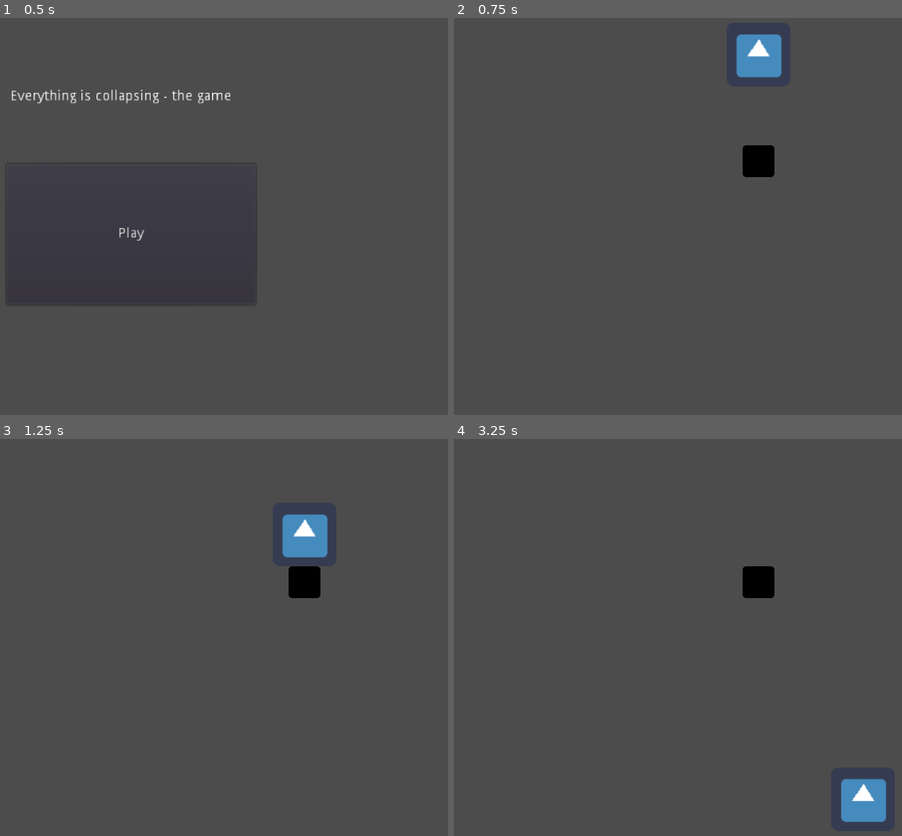
Above: before the commit, frames 1-4 (two rows, left to right).
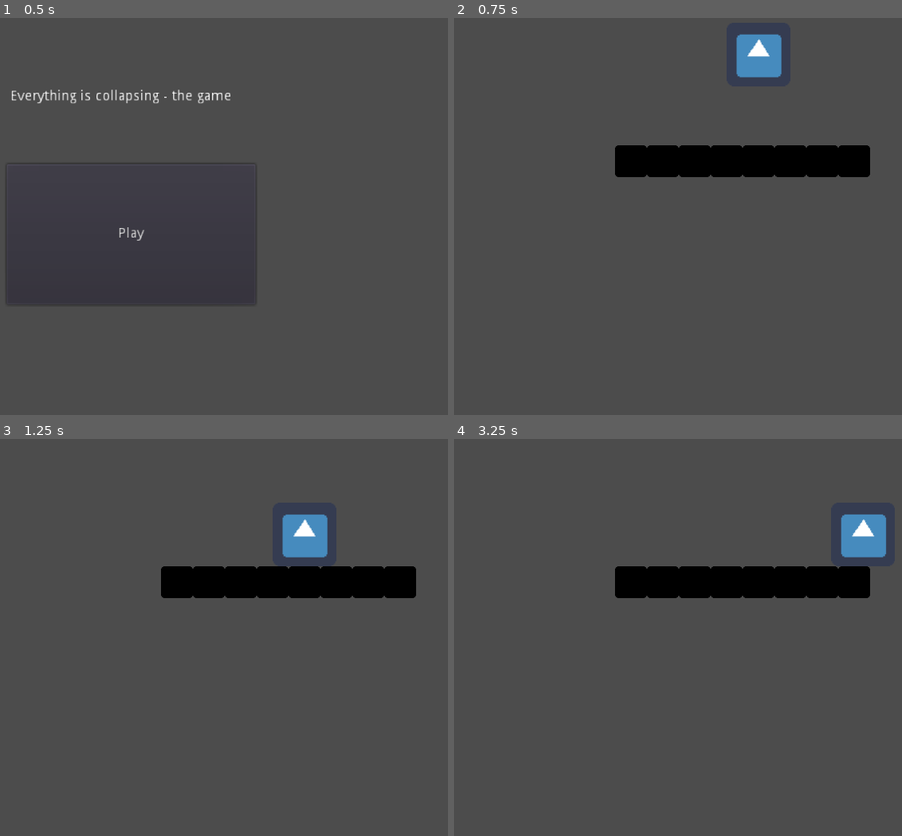
Above: after the commit, the same moments.

Repository: DayvanRider/HALT-Game-Jam-2018-August
Game: Godot game, scene res://Main.tscn
Same seed, same stepped clock (60 frames per second), same inputs: the game is played once before the commit and once after it. The engine's default icon, where the game draws it, is replaced by a stand-in: a white triangle on a blue panel in a dark square.
Inputs:
- Up to frame 1 (0.5 s): no input
- Up to frame 2 (0.75 s): click "Play" at 0.5 s
- Up to frame 3 (1.25 s): no input
- Up to frame 4 (3.25 s): hold Right (ui_right) 1.28-2.78 s; tap Up (ui_up) at 1.52, 2.27 s; hold Left (ui_left) from 2.78 s (still down)

Frame 1 is identical in both runs. In frame 2, 3.9% of the frame differs, in the area x 35-93%, y 32-41%; in frame 3, 3.9%; in frame 4, 6.1%, in the area x 35-97%, y 19-97%.

Commit message:
changed lvl

Diff:
--- a/JSUS/level.tscn
+++ b/JSUS/level.tscn
@@ -63,3 +63,192 @@
 position = Vector2( 2.67029e-05, 5.72205e-06 )
 scale = Vector2( 3.2, 3.2 )
 shape = SubResource( 2 )
+
+[node name="StaticBody2D8" type="StaticBody2D" parent="." index="2"]
+
+position = Vector2( 32, 112 )
+scale = Vector2( 0.5, 0.5 )
+input_pickable = false
+collision_layer = 1
+collision_mask = 1
+constant_linear_velocity = Vector2( 0, 0 )
+constant_angular_velocity = 0.0
+friction = 1.0
+bounce = 0.0
+__meta__ = {
+"_edit_group_": true
+}
+
+[node name="Sprite" type="Sprite" parent="StaticBody2D8" index="0"]
+
+modulate = Color( 0.00390625, 0.00384521, 0.00384521, 1 )
+texture = ExtResource( 3 )
+_sections_unfolded = [ "Visibility" ]
+
+[node name="CollisionShape2D" type="CollisionShape2D" parent="StaticBody2D8" index="1"]
+
+position = Vector2( 2.67029e-05, 5.72205e-06 )
+scale = Vector2( 3.2, 3.2 )
+shape = SubResource( 2 )
+
+[node name="StaticBody2D9" type="StaticBody2D" parent="." index="3"]
+
+position = Vector2( 64, 112 )
+scale = Vector2( 0.5, 0.5 )
+input_pickable = false
+collision_layer = 1
+collision_mask = 1
+constant_linear_velocity = Vector2( 0, 0 )
+constant_angular_velocity = 0.0
+friction = 1.0
+bounce = 0.0
+__meta__ = {
+"_edit_group_": true
+}
+
+[node name="Sprite" type="Sprite" parent="StaticBody2D9" index="0"]
+
+modulate = Color( 0.00390625, 0.00384521, 0.00384521, 1 )
+texture = ExtResource( 3 )
+_sections_unfolded = [ "Visibility" ]
+
+[node name="CollisionShape2D" type="CollisionShape2D" parent="StaticBody2D9" index="1"]
+
+position = Vector2( 2.67029e-05, 5.72205e-06 )
+scale = Vector2( 3.2, 3.2 )
+shape = SubResource( 2 )
+
+[node name="StaticBody2D10" type="StaticBody2D" parent="." index="4"]
+
+position = Vector2( 96, 112 )
+scale = Vector2( 0.5, 0.5 )
+input_pickable = false
+collision_layer = 1
+collision_mask = 1
+constant_linear_velocity = Vector2( 0, 0 )
+constant_angular_velocity = 0.0
+friction = 1.0
+bounce = 0.0
+__meta__ = {
+"_edit_group_": true
+}
+
+[node name="Sprite" type="Sprite" parent="StaticBody2D10" index="0"]
+
+modulate = Color( 0.00390625, 0.00384521, 0.00384521, 1 )
+texture = ExtResource( 3 )
+_sections_unfolded = [ "Visibility" ]
+
+[node name="CollisionShape2D" type="CollisionShape2D" parent="StaticBody2D10" index="1"]
+
+position = Vector2( 2.67029e-05, 5.72205e-06 )
+scale = Vector2( 3.2, 3.2 )
+shape = SubResource( 2 )
+
+[node name="StaticBody2D4" type="StaticBody2D" parent="." index="5"]
+
+position = Vector2( -32, 112 )
+scale = Vector2( 0.5, 0.5 )
+input_pickable = false
+collision_layer = 1
+collision_mask = 1
+constant_linear_velocity = Vector2( 0, 0 )
+constant_angular_velocity = 0.0
+friction = 1.0
+bounce = 0.0
+__meta__ = {
+"_edit_group_": true
+}
+
+[node name="Sprite" type="Sprite" parent="StaticBody2D4" index="0"]
+
+modulate = Color( 0.00390625, 0.00384521, 0.00384521, 1 )
+texture = ExtResource( 3 )
+_sections_unfolded = [ "Visibility" ]
+
+[node name="CollisionShape2D" type="CollisionShape2D" parent="StaticBody2D4" index="1"]
+
+position = Vector2( 2.67029e-05, 5.72205e-06 )
+scale = Vector2( 3.2, 3.2 )
+shape = SubResource( 2 )
+
+[node name="StaticBody2D5" type="StaticBody2D" parent="." index="6"]
+
+position = Vector2( -64, 112 )
+scale = Vector2( 0.5, 0.5 )
+input_pickable = false
+collision_layer = 1
+collision_mask = 1
+constant_linear_velocity = Vector2( 0, 0 )
+constant_angular_velocity = 0.0
+friction = 1.0
+bounce = 0.0
+__meta__ = {
+"_edit_group_": true
+}
+
+[node name="Sprite" type="Sprite" parent="StaticBody2D5" index="0"]
+
+modulate = Color( 0.00390625, 0.00384521, 0.00384521, 1 )
+texture = ExtResource( 3 )
+_sections_unfolded = [ "Visibility" ]
+
+[node name="CollisionShape2D" type="CollisionShape2D" parent="StaticBody2D5" index="1"]
+
+position = Vector2( 2.67029e-05, 5.72205e-06 )
+scale = Vector2( 3.2, 3.2 )
+shape = SubResource( 2 )
+
+[node name="StaticBody2D6" type="StaticBody2D" parent="." index="7"]
+
+position = Vector2( -96, 112 )
+scale = Vector2( 0.5, 0.5 )
+input_pickable = false
+collision_layer = 1
+collision_mask = 1
+constant_linear_velocity = Vector2( 0, 0 )
+constant_angular_velocity = 0.0
+friction = 1.0
+bounce = 0.0
+__meta__ = {
+"_edit_group_": true
+}
+
+[node name="Sprite" type="Sprite" parent="StaticBody2D6" index="0"]
+
+modulate = Color( 0.00390625, 0.00384521, 0.00384521, 1 )
+texture = ExtResource( 3 )
+_sections_unfolded = [ "Visibility" ]
+
+[node name="CollisionShape2D" type="CollisionShape2D" parent="StaticBody2D6" index="1"]
+
+position = Vector2( 2.67029e-05, 5.72205e-06 )
+scale = Vector2( 3.2, 3.2 )
+shape = SubResource( 2 )
+
+[node name="StaticBody2D7" type="StaticBody2D" parent="." index="8"]
+
+position = Vector2( -128, 112 )
+scale = Vector2( 0.5, 0.5 )
+input_pickable = false
+collision_layer = 1
+collision_mask = 1
+constant_linear_velocity = Vector2( 0, 0 )
+constant_angular_velocity = 0.0
+friction = 1.0
+bounce = 0.0
+__meta__ = {
+"_edit_group_": true
+}
+
+[node name="Sprite" type="Sprite" parent="StaticBody2D7" index="0"]
+
+modulate = Color( 0.00390625, 0.00384521, 0.00384521, 1 )
+texture = ExtResource( 3 )
+_sections_unfolded = [ "Visibility" ]
+
+[node name="CollisionShape2D" type="CollisionShape2D" parent="StaticBody2D7" index="1"]
+
+position = Vector2( 2.67029e-05, 5.72205e-06 )
+scale = Vector2( 3.2, 3.2 )
+shape = SubResource( 2 )
